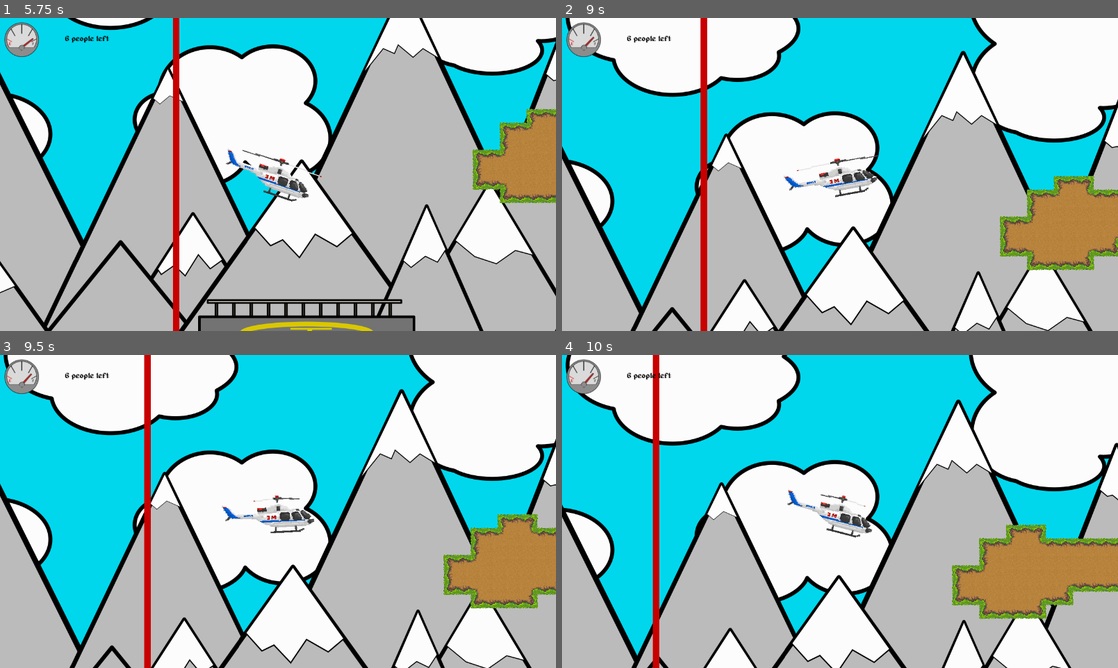
Above: before the commit, frames 1-4 (two rows, left to right).
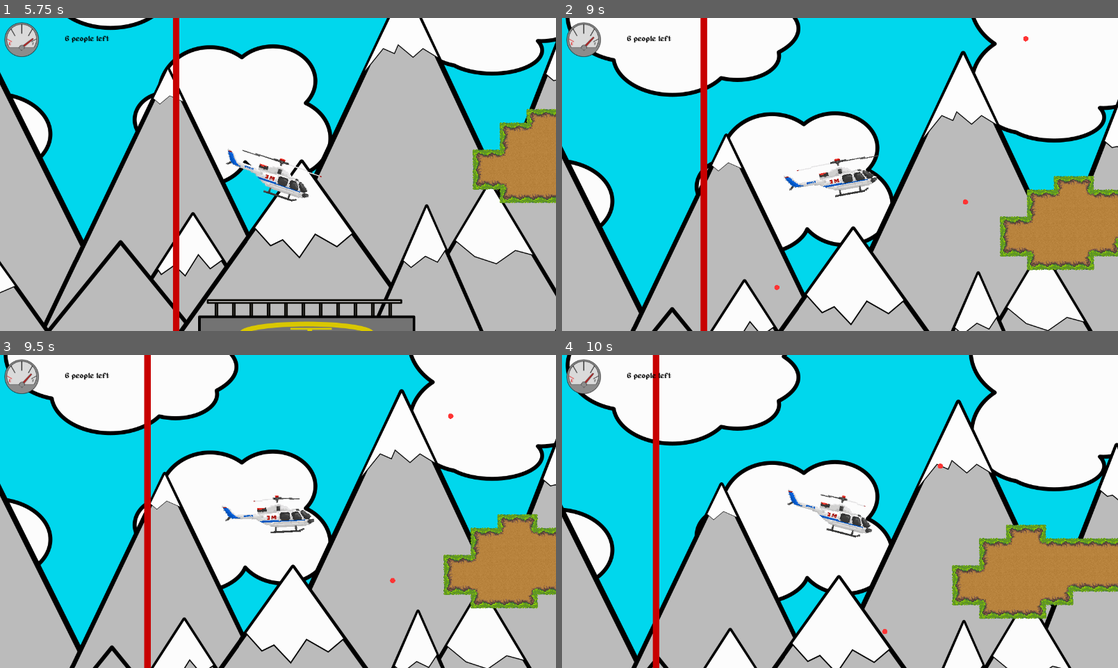
Above: after the commit, the same moments.

Repository: KeroPH/evac-havoc-3
Game: Godot game, scene res://scenes/menu.tscn
Same seed, same stepped clock (60 frames per second), same inputs: the game is played once before the commit and once after it.
Inputs (mouse positions are in pixels of both pictures, inside the frame that each line leads up to):
- Up to frame 1 (5.75 s): click "PLAY" at 0.5 s; click "01" at 1.25 s; tap Enter at 2 s; drag from (278, 268) to (278, 165) at 2.02 s; drag from (166, 190) to (278, 259) at 2.77 s; move the mouse to (333, 105) at 3.52 s; hold Left (move_left) 3.53-4.25 s; drag from (250, 237) to (278, 165) at 4.27 s; move the mouse to (444, 221) at 5.02 s; hold Right (move_right) from 5.03 s (still down); tap Up (move_up) at 5.27 s
- Up to frame 2 (9 s): release Right (move_right) at 5.75 s; drag from (673, 127) to (795, 152) at 5.77 s; move the mouse to (867, 174) at 6.52 s; hold Right (move_right) 6.53-7.25 s; click (867, 174) at 6.67 s; drag from (756, 96) to (728, 190) at 7.27 s; move the mouse to (962, 158) at 8.02 s; hold Left (move_left) 8.03-8.75 s; tap Up (move_up) at 8.27 s; drag from (728, 190) to (840, 165) at 8.77 s
- Up to frame 3 (9.5 s): no input
- Up to frame 4 (10 s): move the mouse to (895, 442) at 9.52 s; hold Right (move_right) from 9.53 s (still down)

Frame 1 is identical in both runs. In frame 2, less than 0.1% of the frame differs, in the area x 38-84%, y 5-87%; in frame 3, less than 0.1%; in frame 4, less than 0.1%.

Commit message:
presentation

Diff:
--- a/project.godot
+++ b/project.godot
@@ -32,10 +32,10 @@
 
 [application]
 
-config/name="Evac Havoc 2: Floating Boogaloo"
+config/name="Evac Havoc 3"
 run/main_scene="res://scenes/menu.tscn"
 boot_splash/image="res://assets/gwj_splash.png"
-config/icon="res://assets/icon.png"
+config/icon="res://assets/helicopter_sprites/police_heli1.png"
 
 [autoload]
 
--- a/scenes/levels/01.tscn
+++ b/scenes/levels/01.tscn
@@ -1,8 +1,9 @@
-[gd_scene load_steps=4 format=2]
+[gd_scene load_steps=5 format=2]
 
 [ext_resource path="res://scenes/level_template.tscn" type="PackedScene" id=1]
 [ext_resource path="res://scenes/tilemaps/GroundTileMap.tscn" type="PackedScene" id=2]
 [ext_resource path="res://scenes/person.tscn" type="PackedScene" id=3]
+[ext_resource path="res://scenes/turret.tscn" type="PackedScene" id=4]
 
 [node name="level" instance=ExtResource( 1 )]
 next_scene = "res://scenes/levels/02.tscn"
@@ -32,3 +33,6 @@
 
 [node name="shape" parent="helipad" index="1"]
 position = Vector2( 0, -23 )
+
+[node name="turret" parent="." index="9" instance=ExtResource( 4 )]
+position = Vector2( 835, -1036 )
--- /dev/null
+++ b/scenes/turret.tscn
@@ -0,0 +1,17 @@
+[gd_scene load_steps=3 format=2]
+
+[ext_resource path="res://scripts/turrets/turret.gd" type="Script" id=1]
+[ext_resource path="res://assets/sprites/fuel_needle.svg" type="Texture" id=2]
+
+[node name="turret" type="Node2D"]
+script = ExtResource( 1 )
+
+[node name="Sprite" type="Sprite" parent="."]
+modulate = Color( 0.984314, 0.85098, 0.376471, 1 )
+position = Vector2( 25, 1.19209e-07 )
+rotation = 1.56901
+scale = Vector2( 0.370968, 0.370968 )
+texture = ExtResource( 2 )
+
+[node name="Muzzle" type="Position2D" parent="."]
+position = Vector2( 32, 0 )
--- a/scripts/player.gd
+++ b/scripts/player.gd
@@ -106,6 +106,17 @@
 func _on_propeller_collide(body):
 	if crashed or body == self:
 		return
+	crash()
+
+func _handle_out_of_fuel():
+	yield(get_tree().create_timer(5), "timeout")
+	if is_inside_tree():
+		get_tree().change_scene("res://scenes/menu.tscn")
+
+# Public: trigger a crash sequence (used by hazards like bullets)
+func crash():
+	if crashed:
+		return
 	crashed = true
 	if has_node("heli_audio"): $heli_audio.stop()
 	if has_node("expl_audio"): $expl_audio.play()
@@ -113,9 +124,5 @@
 	tween.interpolate_property(self, "modulate:a", 1, 0, 0.6, Tween.TRANS_CUBIC, Tween.EASE_OUT)
 	tween.start()
 	yield(tween, "tween_all_completed")
-	get_tree().change_scene("res://scenes/menu.tscn")
-
-func _handle_out_of_fuel():
-	yield(get_tree().create_timer(5), "timeout")
 	if is_inside_tree():
 		get_tree().change_scene("res://scenes/menu.tscn")
--- /dev/null
+++ b/scripts/turrets/bullet.gd
@@ -0,0 +1,46 @@
+extends Area2D
+
+export(float) var speed := .0005
+export(float) var lifetime := 5.0
+export(Vector2) var direction := Vector2.RIGHT
+export(float) var radius := 4.0
+export(Color) var color := Color(1, 0.2, 0.2)
+
+onready var _vel := Vector2.ZERO
+onready var _time := 0.0
+
+func _ready():
+	set_process(true)
+	z_index = 1000
+	_vel = direction.normalized() * speed
+	# Ensure a collision shape exists and matches visual radius
+	var col: CollisionShape2D = null
+	for c in get_children():
+		if c is CollisionShape2D:
+			col = c
+			break
+	if col == null:
+		col = CollisionShape2D.new()
+		add_child(col)
+	var circle := col.shape if col.shape != null and col.shape is CircleShape2D else CircleShape2D.new()
+	circle.radius = radius
+	col.shape = circle
+	# Connect collision
+	if not is_connected("body_entered", self, "_on_hit"):
+		connect("body_entered", self, "_on_hit")
+
+func _process(delta):
+	_time += delta
+	if _time >= lifetime:
+		queue_free()
+		return
+	global_position += _vel * delta
+	update() # redraw for visibility
+
+func _draw():
+	draw_circle(Vector2.ZERO, radius, color)
+
+func _on_hit(body):
+	if body is Player:
+		body.crash()
+		queue_free()
--- /dev/null
+++ b/scripts/turrets/turret.gd
@@ -0,0 +1,107 @@
+extends Node2D
+
+export(float) var fire_interval := 2
+export(float) var projectile_speed := 200
+export(float) var projectile_radius := 6.0
+export(float) var muzzle_offset := 32.0
+export(float) var lead_bias := 0.0 # seconds to bias lead time (fine-tune)
+export(float) var turn_rate := 8.0 # radians per second for smooth aiming
+export(NodePath) var target_path
+export(bool) var debug_logs := false
+
+onready var _timer := 0.0
+var _aim_dir: Vector2 = Vector2.RIGHT
+var _aim_ready: bool = false
+
+func _ready():
+	set_process(true)
+
+func _process(delta):
+	_update_aim(delta)
+	_timer += delta
+	if _timer >= fire_interval:
+		_timer = 0.0
+		_fire()
+
+func _fire():
+	var tgt = _get_target()
+	if tgt == null:
+		return
+	# Use cached aim direction for firing; compute if not ready
+	if not _aim_ready:
+		_update_aim(0.0)
+	var p0: Vector2 = global_position
+	var dir: Vector2 = _aim_dir
+	_spawn_bullet(p0 + dir * muzzle_offset, dir)
+
+func _pick_positive_root(a: float, b: float, c: float) -> float:
+	# Solve a t^2 + b t + c = 0 for smallest positive t
+	if abs(a) < 0.000001:
+		if abs(b) < 0.000001:
+			return -1.0
+		var t: float = -c / b
+		return t if t > 0.0 else -1.0
+	var disc: float = b*b - 4.0*a*c
+	if disc < 0.0:
+		return -1.0
+	var sqrt_disc: float = sqrt(disc)
+	var t1: float = (-b - sqrt_disc) / (2.0 * a)
+	var t2: float = (-b + sqrt_disc) / (2.0 * a)
+	var tmin: float = 1e30
+	if t1 > 0.0:
+		tmin = min(tmin, t1)
+	if t2 > 0.0:
+		tmin = min(tmin, t2)
+	return tmin if tmin < 1e29 else -1.0
+
+func _get_target():
+	if target_path != null and target_path != NodePath(""):
+		var n = get_node_or_null(target_path)
+		if n != null:
+			return n
+	# Try to find a node named 'player' in tree
+	var root = get_tree().get_root()
+	return root.find_node("player", true, false)
+
+func _update_aim(delta: float) -> void:
+	var tgt = _get_target()
+	if tgt == null:
+		_aim_ready = false
+		return
+	var p0: Vector2 = global_position
+	var pt: Vector2 = tgt.global_position
+	var vt: Vector2 = Vector2.ZERO
+	if "velocity" in tgt:
+		vt = tgt.velocity
+	var s: float = max(1.0, projectile_speed)
+	var r: Vector2 = pt - p0
+	var a: float = vt.dot(vt) - s*s
+	var b: float = 2.0 * r.dot(vt)
+	var c: float = r.dot(r)
+	var t: float = _pick_positive_root(a, b, c)
+	if t < 0.0:
+		t = 0.0
+	var aim_point: Vector2 = pt + vt * (t + lead_bias)
+	var desired_dir: Vector2 = (aim_point - p0).normalized()
+	var desired_angle: float = desired_dir.angle()
+	# Smooth rotation toward desired (instant on first init)
+	if delta <= 0.0:
+		rotation = desired_angle
+	else:
+		var step: float = clamp(turn_rate * delta, 0.0, 1.0)
+		rotation = lerp_angle(rotation, desired_angle, step)
+	_aim_dir = Vector2.RIGHT.rotated(rotation)
+	_aim_ready = true
+	if debug_logs and delta > 0.0:
+		print("[turret] aim t=", String(t), " angle=", String(rotation))
+
+func _spawn_bullet(origin: Vector2, dir: Vector2):
+	var bullet = preload("res://scripts/turrets/bullet.gd").new()
+	bullet.global_position = origin
+	bullet.direction = dir
+	bullet.speed = projectile_speed
+	if "radius" in bullet:
+		bullet.radius = projectile_radius
+	# Prefer adding to the current scene so Canvas layering is consistent
+	var root = get_tree().current_scene if get_tree().current_scene != null else get_tree().get_root()
+	root.add_child(bullet)
